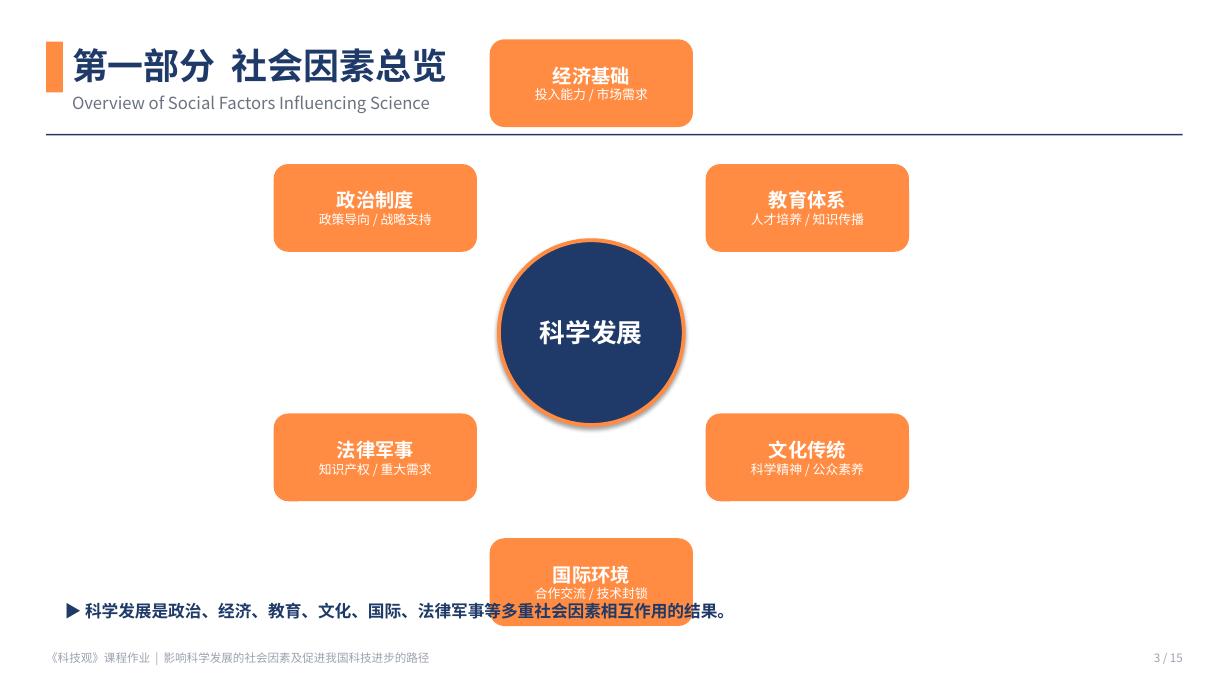
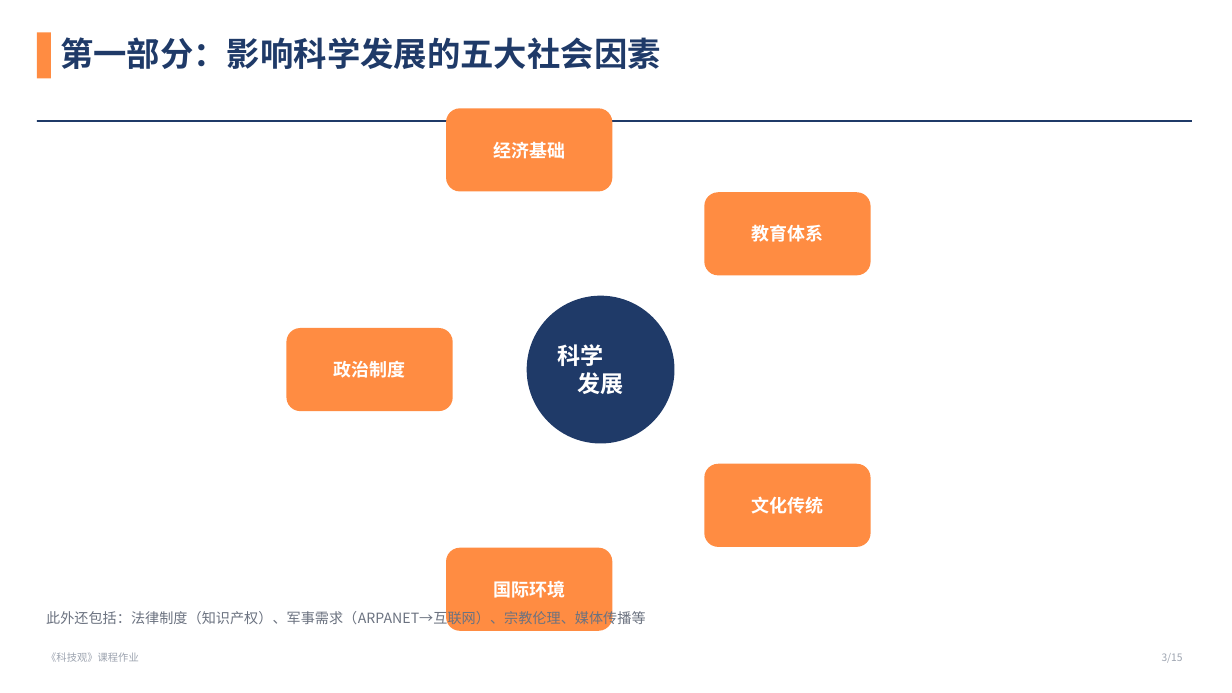
Before and after one commit to li3372242534-cpu/RUOTZ, a slide deck: slide 3 of 科技观作业-影响科学发展的社会因素.pptx. Drawn at 1232x693 pixels with LibreOffice and Linux fonts; fonts in the diff are those of the drawing. Boxes give left, top, right and bottom in pixels: in the first picture for what was removed or moved away, otherwise in the second. Text is boxed around its words. In the diff, an @@ line names an element or a change of style, - is before the commit and + after.

Commit message:
feat: v2 PPT with real data, cases, charts
- Real data: R&D 3.63 trillion (2024), GII rank 11, PCT patents #1
- Cases: Lysenko affair, Chang'e-6 (1935.3g), DeepSeek-R1, C919, FAST
- Charts: R&D/GDP bar chart (7 countries), R&D growth line (2015-2024)
- Table: legal/military/media/demographic factors with real examples
- Sources: NBS, WIPO, ITIF, Nature, MIT Tech Review

```diff
--- a/科技观作业-影响科学发展的社会因素.pptx
+++ b/科技观作业-影响科学发展的社会因素.pptx
@@ rectangle: place and size @@
-rectangle at box(46, 42, 63, 92)
+rectangle at box(37, 32, 51, 79)
@@ text at box(60, 37, 661, 69): text changed; size 28 to 26 pt @@
-第一部分 社会因素总览
+第一部分：影响科学发展的五大社会因素
@@ text in rounded rectangle at box(535, 88, 648, 100): paragraph removed @@
-投入能力 / 市场需求
@@ line removed from (592, 333) to (592, 83) @@
@@ text removed at box(72, 95, 430, 113) @@
-Overview of Social Factors Influencing Science
@@ size 15 to 14 pt in 4 elements at box(704, 192, 871, 275), box(446, 548, 613, 631), box(704, 464, 871, 547), box(446, 108, 613, 191) @@
@@ rounded rectangle "经济基础": place and size @@
-rounded rectangle "经济基础" at box(490, 39, 693, 127)
+rounded rectangle "经济基础" at box(446, 108, 613, 191)
@@ rectangle: place and size @@
-rectangle at box(46, 134, 1183, 136)
+rectangle at box(37, 120, 1192, 122)
@@ rounded rectangle removed at box(274, 165, 477, 252) @@
-政治制度
-政策导向 / 战略支持
@@ line removed from (592, 333) to (375, 208) @@
@@ line removed from (592, 333) to (808, 208) @@
@@ rounded rectangle "教育体系": place and size @@
-rounded rectangle "教育体系" at box(706, 165, 909, 252)
+rounded rectangle "教育体系" at box(704, 192, 871, 275)
@@ text in rounded rectangle at box(751, 213, 864, 225): paragraph removed @@
-人才培养 / 知识传播
@@ ellipse "科学 发展": place and size @@
-ellipse "科学 发展" at box(499, 240, 684, 425)
+ellipse "科学 发展" at box(527, 296, 675, 444)
@@ ellipse "科学 发展" at box(527, 296, 675, 444): outline #FF8C42 3 pt to none; shadow off @@
@@ rounded rectangle added at box(287, 328, 453, 411), fill #FF8C42, 14 pt, text #FFFFFF, bold @@
+政治制度
@@ line removed from (592, 333) to (375, 457) @@
@@ text in ellipse at box(557, 344, 623, 394): text changed; size 20 to 18 pt @@
-科学发展
+科学
+发展
@@ line removed from (592, 333) to (592, 582) @@
@@ line removed from (592, 333) to (808, 457) @@
@@ rounded rectangle removed at box(274, 413, 477, 501) @@
-法律军事
-知识产权 / 重大需求
@@ rounded rectangle "文化传统": place and size @@
-rounded rectangle "文化传统" at box(706, 413, 909, 501)
+rounded rectangle "文化传统" at box(704, 464, 871, 547)
@@ text in rounded rectangle at box(751, 463, 864, 475): paragraph removed @@
-科学精神 / 公众素养
@@ rounded rectangle "国际环境": place and size @@
-rounded rectangle "国际环境" at box(490, 539, 693, 627)
+rounded rectangle "国际环境" at box(446, 548, 613, 631)
@@ text in rounded rectangle at box(535, 587, 648, 603): paragraph removed @@
-合作交流 / 技术封锁
@@ text added at box(46, 610, 645, 628), 11 pt, text #6B7280 @@
+此外还包括：法律制度（知识产权）、军事需求（ARPANET→互联网）、宗教伦理、媒体传播等
@@ text removed at box(85, 600, 734, 622) @@
-▶ 科学发展是政治、经济、教育、文化、国际、法律军事等多重社会因素相互作用的结果。
@@ text at box(46, 652, 139, 662): text changed; size 9 to 8 pt @@
-《科技观》课程作业 | 影响科学发展的社会因素及促进我国科技进步的路径
+《科技观》课程作业
@@ text at box(1162, 653, 1183, 663): text changed; size 9 to 8 pt @@
-3 / 15
+3/15
```
Also in this commit, not shown: 4 other slides changed, 10 slides added, 10 slides removed, 1 other file.
